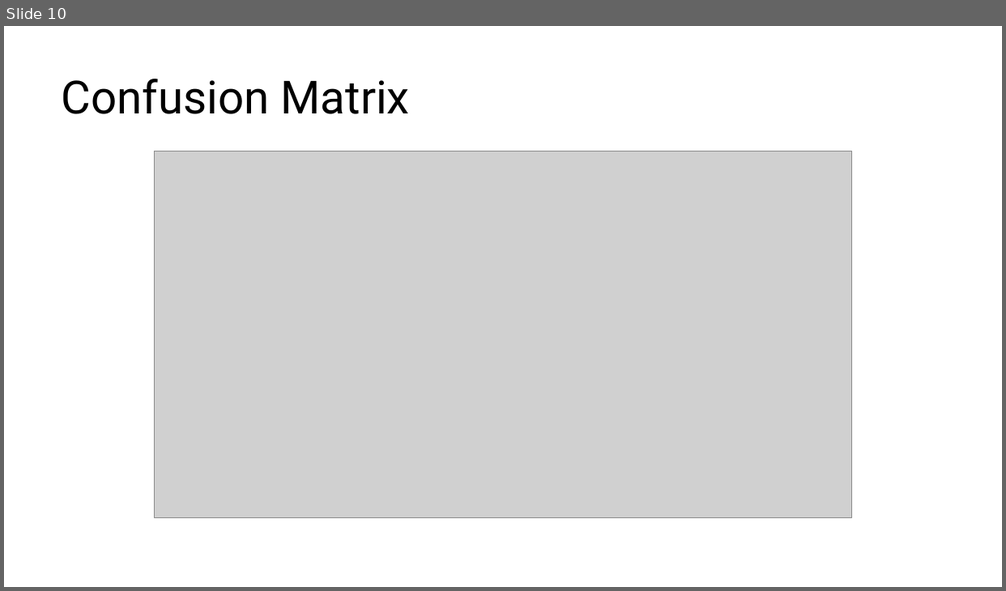
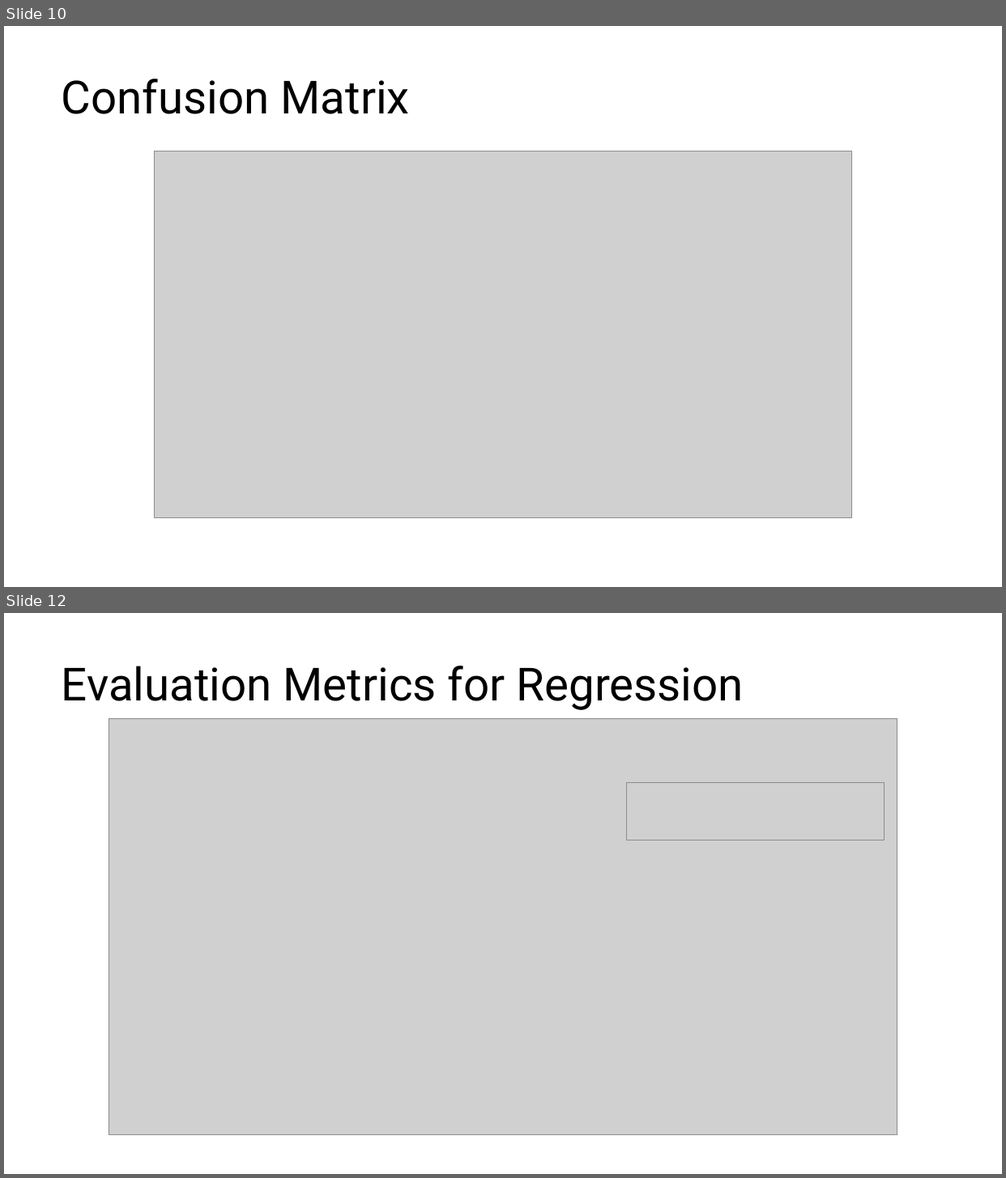
Before and after one commit to kershrita/Data-Science-Roadmap, a slide deck: slides/Session 07 - Machine Learning Overview.pptx. Shown one above the other, each under a label of ours: slide 10 before the commit, slides 10 and 12 after it; the slides between them are not shown. The pictures are 1006x591 and 1006x1178 pixels, drawn with LibreOffice and Linux fonts; fonts in the diff are those of the drawing; grey boxes stand for pictures. Boxes give left, top, right and bottom in pixels: in the first picture for what was removed or moved away, otherwise in the second. Text is boxed around its words. In the diff, an @@ line names an element or a change of style, - is before the commit and + after.

Commit message:
add evaluation metrics to the slides

```diff
--- a/slides/Session 07 - Machine Learning Overview.pptx
+++ b/slides/Session 07 - Machine Learning Overview.pptx
@@ slide 12 added at (4,613,1002,1174), background #FFFFFF @@
@@ title added at (62,666,744,710), 44 pt, text #000000 @@
+Evaluation Metrics for Regression
@@ picture added at (108,718,897,1135) @@
@@ picture added at (626,783,884,841) @@
```
Also in this commit, not shown: 4 slides changed, 2 other slides added.
